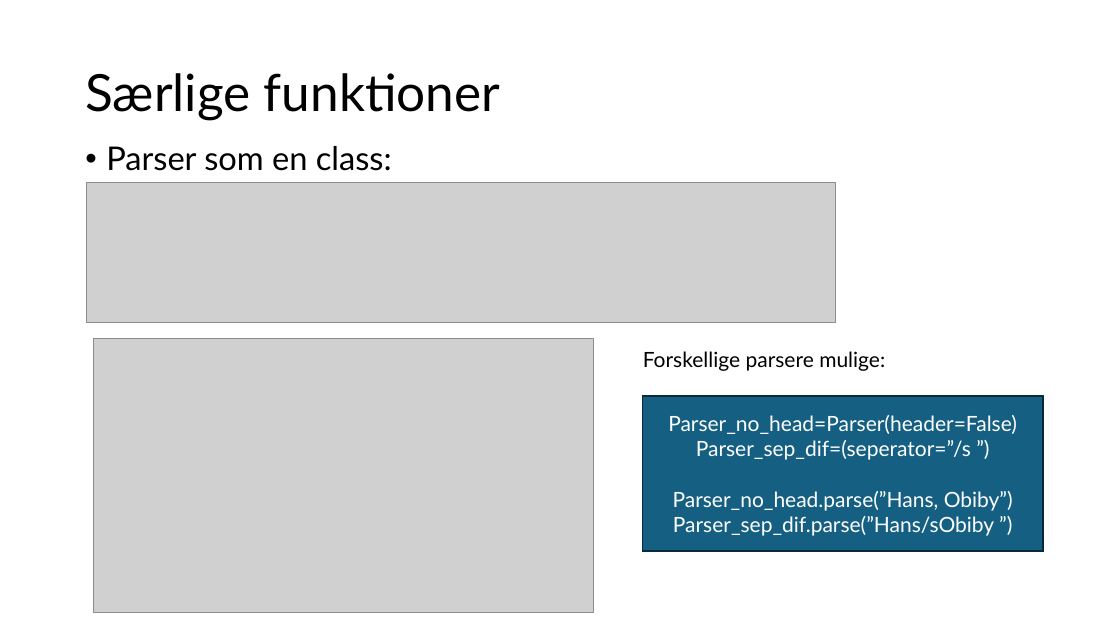
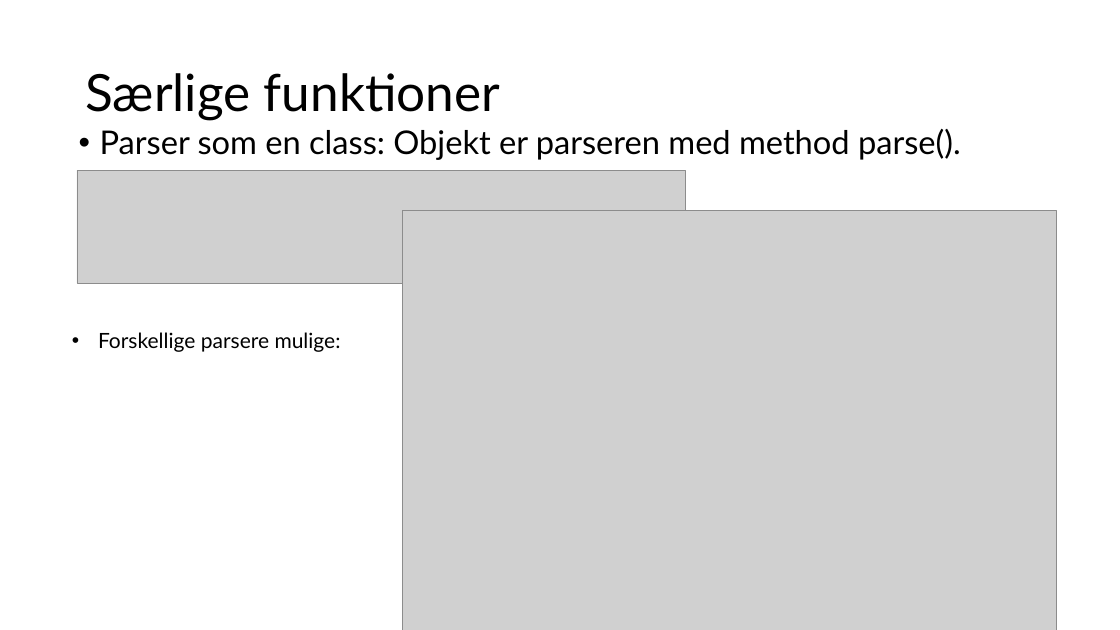
Before and after one commit to viktorbilde-debug/parser-opgaven, a slide deck: slide 5 of Parseropgave.pptx. Drawn at 1120x630 pixels with LibreOffice and Linux fonts; fonts in the diff are those of the drawing; grey boxes stand for pictures. Boxes give left, top, right and bottom in pixels: in the first picture for what was removed or moved away, otherwise in the second. Text is boxed around its words. In the diff, an @@ line names an element or a change of style, - is before the commit and + after.

Commit message:
Opdateret Parser class UML. Opdateret powerpoint. Lavet et UML over state diagram funktion

```diff
--- a/Parseropgave.pptx
+++ b/Parseropgave.pptx
@@ text at (100, 129, 961, 160): text changed @@
-• Parser som en class:
+• Parser som en class: Objekt er parseren med method parse().
@@ picture: place and size @@
-picture at (87, 183, 836, 323)
+picture at (77, 171, 686, 284)
@@ picture added at (402, 210, 1056, 630) @@
@@ text "Forskellige parsere mulige:": place and size @@
-text "Forskellige parsere mulige:" at (643, 351, 885, 371)
+text "Forskellige parsere mulige:" at (98, 332, 341, 352)
@@ text "Forskellige parsere mulige:" at (98, 332, 341, 352): bullet none to • @@
@@ picture removed at (93, 339, 593, 613) @@
@@ rectangle removed at (643, 396, 1044, 551) @@
-Parser_no_head=Parser(header=False)
-Parser_sep_dif=(seperator=”/s ”)
-Parser_no_head.parse(”Hans, Obiby”)
-Parser_sep_dif.parse(”Hans/sObiby ”)
```
Also in this commit, not shown: 3 other slides changed, 1 slide added, 4 other files.
